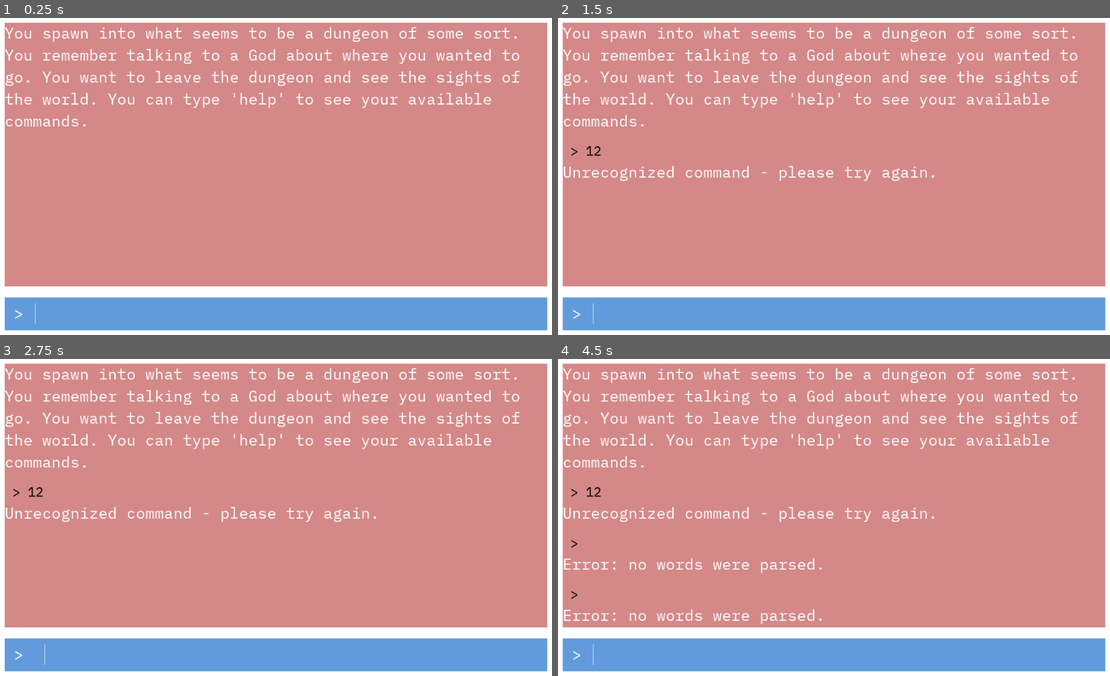
Above: before the commit, frames 1-4 (two rows, left to right).
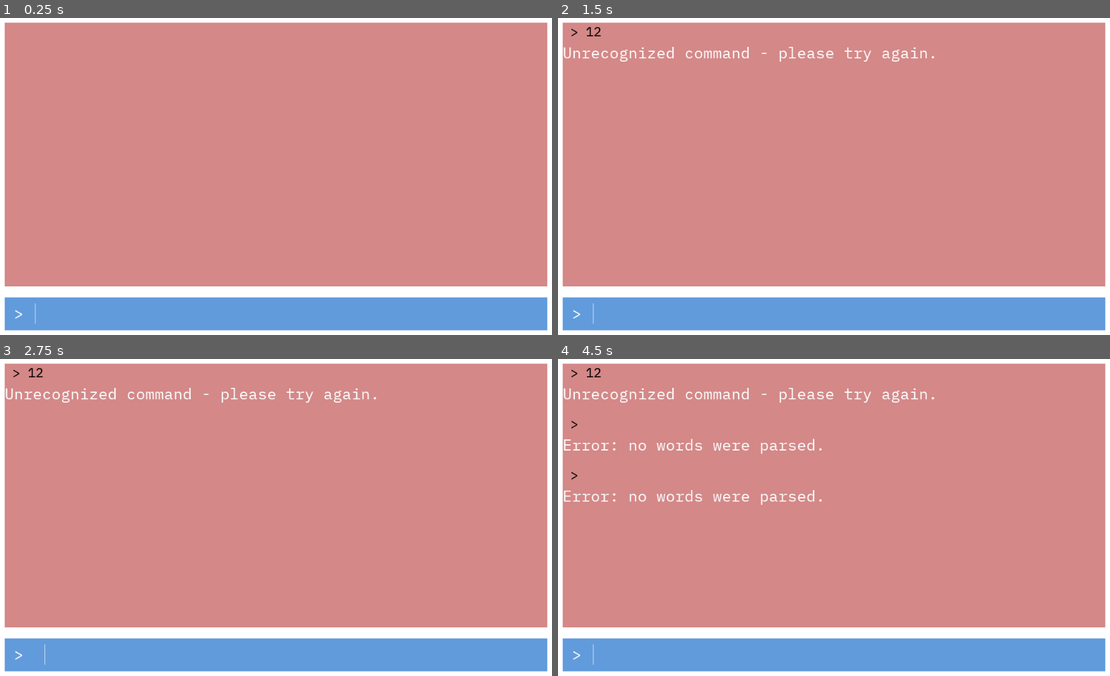
Above: after the commit, the same moments.

Repository: DesertDragen/Text-Adventure-Game
Game: Godot game, scene res://scenes/Game.tscn
The game is run twice, just before and just after one commit, with the same random seed, the same clock (stepped at 60 frames per second) and the same inputs.
Inputs (mouse positions are in pixels of both pictures, inside the frame that each line leads up to):
- Up to frame 1 (0.25 s): no input
- Up to frame 2 (1.5 s): click (850, 312) at 0.52 s; type "12" at 0.6 s; tap Enter at 1.25 s
- Up to frame 3 (2.75 s): tap Space at 2 s
- Up to frame 4 (4.5 s): tap Enter at 2.75, 4.25 s; tap Space at 3.5 s

The runs differ from the first frame. In frame 1, 3.6% of the frame differs, in the area x 0-95%, y 2-35%; in frame 2, 4.7%; in frame 3, 4.7%; in frame 4, 6.5%, in the area x 0-95%, y 2-84%.

Commit message:
Added functions to scripts, changed where the code was placed

Diff:
--- a/scenes/Game.tscn
+++ b/scenes/Game.tscn
@@ -96,7 +96,7 @@
 
 [node name="RoomManager" type="Node" parent="."]
 
-[node name="Room" parent="RoomManager" instance=ExtResource( 1 )]
+[node name="HouseRoom" parent="RoomManager" instance=ExtResource( 1 )]
 margin_left = 7.0
 margin_top = -378.0
 margin_right = 257.0
--- a/scripts/CommandProcessor.gd
+++ b/scripts/CommandProcessor.gd
@@ -1,4 +1,13 @@
 extends Node
+
+
+signal response_generated(response_text)
+
+var current_room = null
+
+
+func initilize(starting_room):
+	current_room = starting_room
 
 
 func process_command(input: String) -> String:
--- a/scripts/Game.gd
+++ b/scripts/Game.gd
@@ -14,15 +14,16 @@
 onready var history_rows = $Background/MarginContainer/Rows/GameInfo/Scroll/HistoryRows
 onready var scroll = $Background/MarginContainer/Rows/GameInfo/Scroll
 onready var scrollbar = scroll.get_v_scrollbar()
+onready var room_manager = $RoomManager
 
 
 func _ready() -> void:
 	scrollbar.connect("changed", self, "handle_scrollbar_changed")
 	# Set a max baseline for the scroll length
 	max_scroll_length = scrollbar.max_value
-	var starting_message = Response.instance()
-	starting_message.text = "You spawn into what seems to be a dungeon of some sort. You remember talking to a God about where you wanted to go. You want to leave the dungeon and see the sights of the world. You can type 'help' to see your available commands."
-	add_response_to_game(starting_message)
+	# Connect this first so that the player gets the message first
+	command_processor.connect("response_generated", self, "handle_response_generated")
+	command_processor.initilize(room_manager.get_child(0))
 
 
 # Only scroll down when the max value of the scrollbar changes
@@ -46,6 +47,13 @@
 	add_response_to_game(input_response)
 
 
+func handle_response_generated(response_text):
+	# Create a new instance of Response
+	var response = Response.instance()
+	response.text = response_text
+	add_response_to_game(response)
+
+
 func add_response_to_game(response: Control):
 	# Adding the instance of the scene as a child of the history_rows node
 	history_rows.add_child(response)
